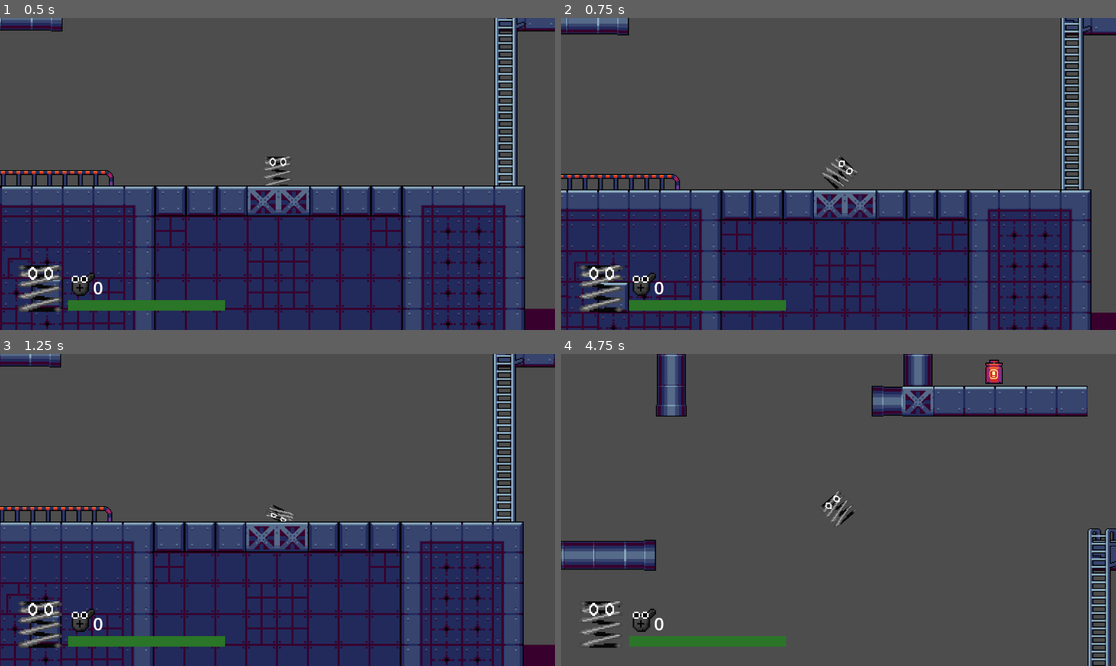
Above: before the commit, frames 1-4 (two rows, left to right).
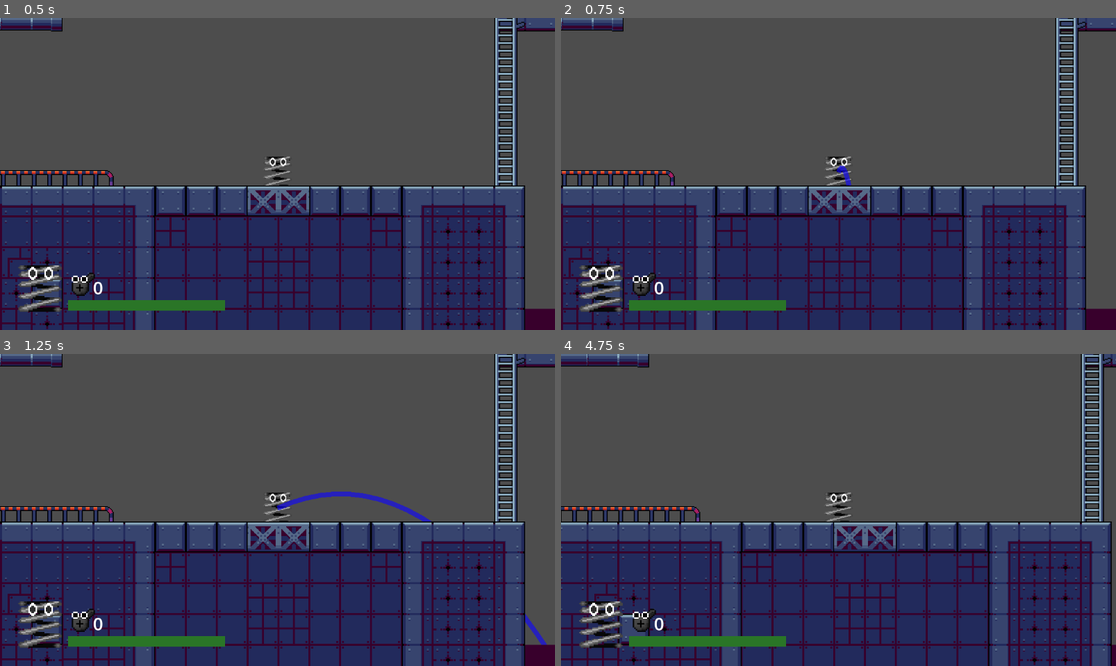
Above: after the commit, the same moments.

Repository: BenRoth0/Sprung
Game: Godot game, scene res://Scenes/game.tscn
Two runs of this game, one before a commit and one after it. Both use one fixed random seed, a clock stepped at 60 frames per second and the inputs below.
Inputs:
- Up to frame 1 (0.5 s): no input
- Up to frame 2 (0.75 s): hold Right (right) from 0.53 s (still down); hold Space (compress) from 0.53 s (still down)
- Up to frame 3 (1.25 s): keep holding Right (right); keep holding Space (compress)
- Up to frame 4 (4.75 s): release Right (right) at 1.28 s; release Space (compress) at 1.28 s; hold Left (left) 1.28-2.03 s; tap Space (compress) at 1.35, 2.85, 4.55 s; hold Space (compress) 2.03-2.78 s; hold Right (right) 2.03-3.53 s; tap Up (open) at 2.1, 4.35 s; hold Space (compress) 3.53-4.28 s; hold Left (left) from 3.53 s (still down)

Frame 1 is identical in both runs. In frame 2, 21% of the frame differs, in the area x 0-100%, y 0-100%; in frame 3, 9.4%; in frame 4, 52%.

Commit message:
Implemented aim and jump system with an arc aiming guide.

Diff:
--- /dev/null
+++ b/Sprung/Scenes/aim_arc.gd
@@ -0,0 +1,34 @@
+class_name AimArc
+extends Line2D
+
+# Number of simulation steps for the arc
+@export var steps := 30
+# Time between each simulated step (smaller = smoother arc)
+@export var step_time := 0.1
+# Gravity strength (defaults to project gravity setting)
+var gravity_strength = ProjectSettings.get_setting("physics/2d/default_gravity")
+
+# Call this to update the arc based on launch velocity
+func update_arc(start_pos: Vector2, launch_velocity: Vector2):
+	var points = []
+	var pos = start_pos
+	var vel = launch_velocity
+	var gravity = Vector2.DOWN * gravity_strength
+
+	# Simulate the arc step-by-step
+	for i in range(steps):
+		# Store position relative to the Line2D node
+		points.append(pos - global_position)
+		# Apply gravity
+		vel += gravity * step_time
+		# Move forward in time
+		pos += vel * step_time
+
+	# Update the visual line
+	self.points = points
+	self.visible = true
+
+# Call this to hide the arc
+func clear_arc():
+	self.visible = false
+	self.points = []
--- a/Sprung/Scenes/spring.tscn
+++ b/Sprung/Scenes/spring.tscn
@@ -1,8 +1,9 @@
-[gd_scene load_steps=10 format=3 uid="uid://ddumuctkhmk3y"]
+[gd_scene load_steps=11 format=3 uid="uid://ddumuctkhmk3y"]
 
 [ext_resource type="Script" uid="uid://wngvb783b2tj" path="res://Scripts/spring.gd" id="1_ka4py"]
 [ext_resource type="Texture2D" uid="uid://4st7ykpuiw0" path="res://allen.png" id="2_boyml"]
 [ext_resource type="Script" uid="uid://r2gp7j1ptw2h" path="res://Scripts/hurtbox.gd" id="3_1w5vy"]
+[ext_resource type="Script" uid="uid://bt4piovspka1o" path="res://Scenes/aim_arc.gd" id="3_7tg8b"]
 
 [sub_resource type="PhysicsMaterial" id="PhysicsMaterial_boyml"]
 bounce = 0.25
@@ -111,6 +112,14 @@
 texture = ExtResource("2_boyml")
 hframes = 6
 
+[node name="AimArc" type="Line2D" parent="."]
+texture_filter = 1
+width = 5.0
+default_color = Color(0.0588235, 0.0235294, 1, 0.623529)
+script = ExtResource("3_7tg8b")
+steps = 120
+step_time = 0.04
+
 [node name="CollisionShape2D" type="CollisionShape2D" parent="."]
 visible = false
 shape = SubResource("RectangleShape2D_ka4py")
--- a/Sprung/Scripts/spring.gd
+++ b/Sprung/Scripts/spring.gd
@@ -5,47 +5,58 @@
 @export var min_force       := 400.0;
 @export var max_force       := 1200.0;
 # Internal state variables
-var charge     := 0.0;
-var start_pos  := Vector2.ZERO;
-var compressed := false;
+var is_charging = false
+var charge_time = 0.0 # How long charge has been held
+var max_charge = 1.0 # One second
+var launch_strength = 600.0 # How poweful jumps are. Can be upgraded later.
+var aim_angle = 0.0 # The launch angle that the player has selected with the arrow keys.
+var launch_vector = Vector2.ZERO
+var launch_ready = false # A flag used to tell _integrate_forces to perform the jump.
+
 # Child nodes.
 @onready var animation_player: AnimationPlayer = $AnimationPlayer
+@onready var aim_arc: Line2D = $AimArc
 
 func _ready():
 	sleeping   = false
-	start_pos  = position
 	add_to_group("player"); # For easy collision checks.
 
-func _process(delta):
-	pass#if Input.is_action_pressed("compress") and compressed == false:
-		#animation_player.play("compress");
-	#elif Input.is_action_just_released("compress") and compressed == true:
-		#animation_player.play_backwards("compress");
+func _input(event):
+	if event.is_action_pressed("compress"):
+		is_charging = true;
+		charge_time = 0.0;
+
+	if event.is_action_released("compress") and is_charging:
+		is_charging = false;
+		launch_ready = true;
 
 # ——— ROTATION ———
-func _integrate_forces(state:PhysicsDirectBodyState2D):
-	# Manual turn (steering angle)
-	var turn_speed := deg_to_rad(360)
-	if Input.is_action_pressed("left"):
-		rotation -= turn_speed * state.get_step()
-	elif Input.is_action_pressed("right"):
-		rotation += turn_speed * state.get_step()
-	# Spring launch logic
-	if Input.is_action_pressed("compress"):
-		charge = min(charge + compress_speed * state.get_step(), max_compress)
-		if compressed == false:
-			animation_player.play("compress");
-		compressed = true;
-	if Input.is_action_just_released("compress") and charge > 0.0:
-		# Force vertical bias: Flip Y to always go up, clamp X to mild horizontal influence
-		var launch_dir = Vector2.UP.rotated(rotation).normalized()
-		launch_dir.y = -abs(launch_dir.y)  # Always upward
-		var t     = charge / max_compress
-		var force = lerp(min_force, max_force, t)
-		state.linear_velocity = launch_dir * force
-		animation_player.play_backwards("compress");
-		charge = 0;
-		compressed = false;
+func _physics_process(delta):
+	if is_charging:
+		charge_time = min(charge_time + delta, max_charge);
+		if Input.is_action_pressed("ui_left"):
+			aim_angle -= deg_to_rad(90) * delta;
+		elif Input.is_action_pressed("ui_right"):
+			aim_angle += deg_to_rad(90) * delta;
+		aim_angle = clamp(aim_angle, deg_to_rad(-90), deg_to_rad(90));
+		var strength = charge_time / max_charge;
+		var direction =  Vector2.UP.rotated(aim_angle).normalized();
+		launch_vector = direction * launch_strength * strength;
+		aim_arc.update_arc(global_position,launch_vector);
+	else:
+		aim_arc.clear_points();
+	if is_resting() and abs(rotation) > deg_to_rad(10):
+		rotation = 0.0
+		angular_velocity = 0.0
+
+func _integrate_forces(state):
+	if launch_ready:
+		state.linear_velocity = launch_vector;
+		aim_angle = 0;
+		launch_ready = false;
+
+func is_resting():
+	return linear_velocity.length() < 10.0 and abs(angular_velocity) < 1.0;
 
 func take_damage(damage:int) -> void:
 	GameManager.player_take_damage(damage);
Not shown, added: Sprung/Scenes/aim_arc.gd.uid
